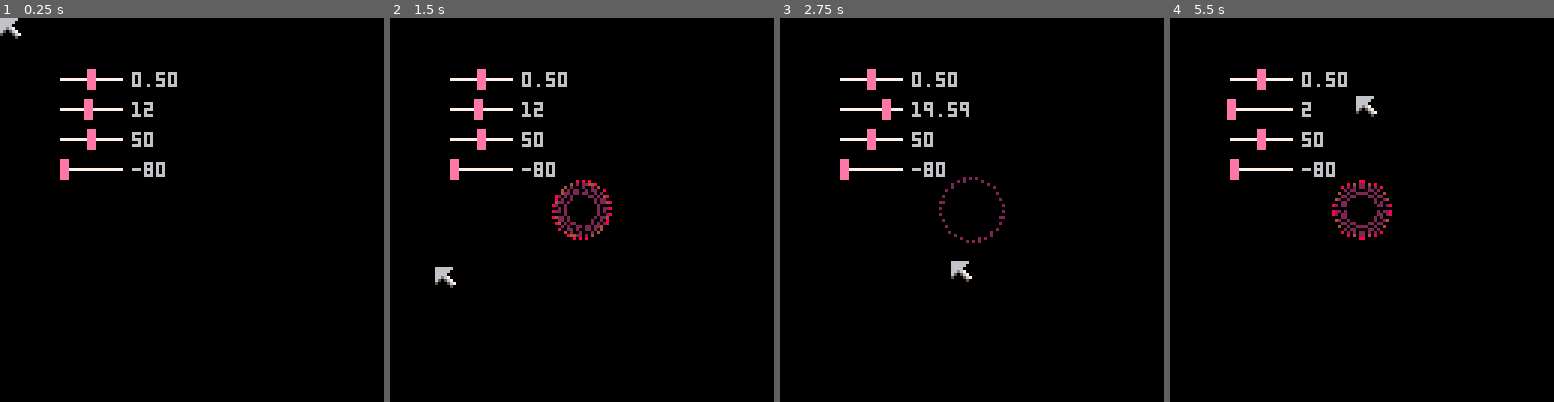
Above: before the commit, frames 1-4 (left to right).
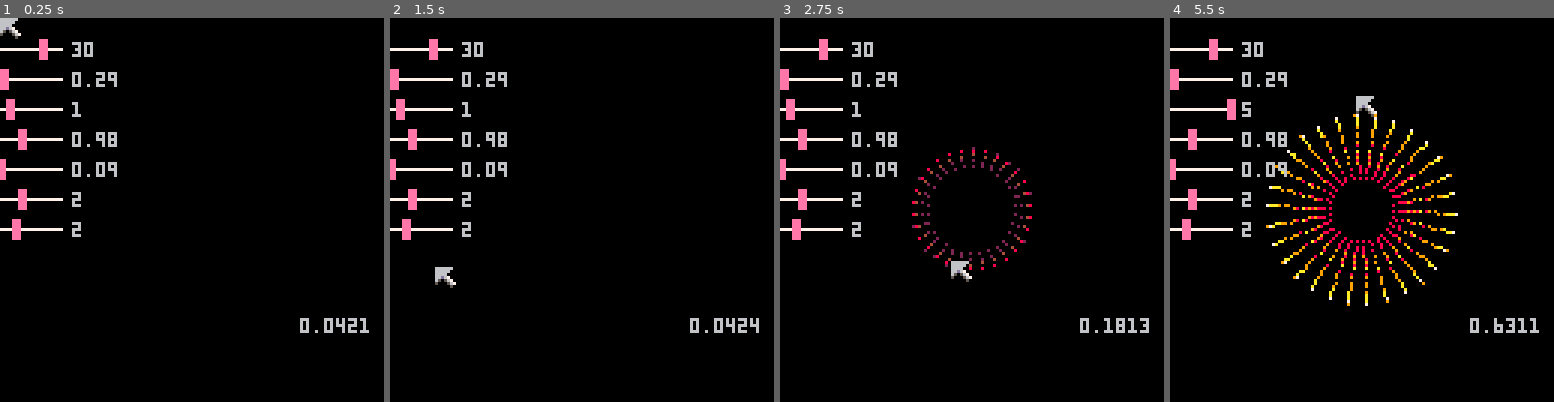
Above: after the commit, the same moments.

Repository: wesen/carts
Game: PICO-8 cartridge blog/particle-systems/ps2/ps2.p8
Same seed, same stepped clock (60 frames per second), same inputs: the game is played once before the commit and once after it.
Inputs (mouse positions are in pixels of both pictures, inside the frame that each line leads up to):
- Up to frame 1 (0.25 s): no input
- Up to frame 2 (1.5 s): click (670, 121) at 0.67 s; click (436, 267) at 1.22 s
- Up to frame 3 (2.75 s): click (887, 114) at 1.77 s; click (952, 259) at 2.32 s
- Up to frame 4 (5.5 s): click (1404, 106) at 2.87 s; click (1465, 256) at 3.42 s; click (1231, 102) at 3.97 s; click (1292, 248) at 4.52 s; click (1354, 94) at 5.07 s

The runs differ from the first frame. In frame 1, 4.3% of the frame differs, in the area x 0-97%, y 5-83%; in frame 2, 5.1%; in frame 3, 5.4%; in frame 4, 7.9%.

Commit message:
More sliders and tweaks

Diff:
--- a/blog/particle-systems/ps2/particles.lua
+++ b/blog/particle-systems/ps2/particles.lua
@@ -48,8 +48,8 @@
  self.spd_y*=0.5
  self.x+=self.spd_x*self.radius
  self.y+=self.spd_y*self.radius
- self.lifetime=1
- self.trail_interval=.1
+ self.lifetime=slider_vals.lifetime
+ self.trail_interval=slider_vals.trail_interval
  self.t_trail=0
  self.t=0
 end)
@@ -60,17 +60,19 @@
  if self.t_trail>self.trail_interval then
   self.t_trail=0
   local p=copy_table(self)
-  p.spd_x*=0.3
-  p.spd_y*=0.3
-  p.trail_interval*=2
-  p.lifetime/=2
-  p.t/=2
+  local spd_factor=slider_vals.spd_factor
+  p.spd_x*=spd_factor
+  p.spd_y*=spd_factor
+  p.trail_interval*=(self.lifetime*slider_vals.trail_interval_scale)
+  p.t_trail=0
+  p.lifetime/=slider_vals.lifetime_scale
+  p.t/=(self.lifetime*3)
   add(parts_3,p)
  end
  self.x+=self.spd_x
  self.y+=self.spd_y
- self.spd_x*=0.95
- self.spd_y*=0.95
+ self.spd_x*=slider_vals.spd_scale
+ self.spd_y*=slider_vals.spd_scale
 end
 
 function cls_p_fly:draw()
@@ -90,10 +92,11 @@
  add_cr(function()
   local a=0
   while true do
-   cr_wait_for(1)
+   cr_wait_for(slider_vals.lifetime*2)
    a+=0.4
-   for i=a,30+a do
-    add(parts_3,cls_p_fly.init(i/30))
+   local cnt=slider_vals.count
+   for i=a,cnt+a do
+    add(parts_3,cls_p_fly.init(i/cnt))
    end
   end
  end)
--- a/blog/particle-systems/ps2/ps2.lua
+++ b/blog/particle-systems/ps2/ps2.lua
@@ -12,11 +12,13 @@
 
 function _init()
  poke(0x5f2d, 1)
- add(sliders,cls_slider.init("slider1",20,20,0.5,0,1))
- add(sliders,cls_slider.init("slider2",20,30,12,2,24))
- add(sliders,cls_slider.init("slider3",20,40,50,0,100))
- add(sliders,cls_slider.init("slider4",20,50,-80,-100,100))
- printh("foobar")
+ add(sliders,cls_slider.init("count",30,1,40))
+ add(sliders,cls_slider.init("spd_factor",0.3,0,3))
+ add(sliders,cls_slider.init("lifetime",1,0,5))
+ add(sliders,cls_slider.init("spd_scale",0.99,0.93,1.1))
+ add(sliders,cls_slider.init("trail_interval",0.1,0.1,.5))
+ add(sliders,cls_slider.init("trail_interval_scale",2,1.4,3))
+ add(sliders,cls_slider.init("lifetime_scale",2,1,5))
  particles_init()
 end
 
@@ -53,4 +55,5 @@
  foreach(sliders,function(s) s:draw(mx,my,mb) end)
 
  spr(1,mx,my)
+ print(tostr(stat(1)),100,100)
 end
--- a/blog/particle-systems/ps2/ps2.p8
+++ b/blog/particle-systems/ps2/ps2.p8
@@ -134,8 +134,8 @@
  self.spd_y*=0.5
  self.x+=self.spd_x*self.radius
  self.y+=self.spd_y*self.radius
- self.lifetime=1
- self.trail_interval=.1
+ self.lifetime=slider_vals.lifetime
+ self.trail_interval=slider_vals.trail_interval
  self.t_trail=0
  self.t=0
 end)
@@ -146,17 +146,19 @@
  if self.t_trail>self.trail_interval then
   self.t_trail=0
   local p=copy_table(self)
-  p.spd_x*=0.3
-  p.spd_y*=0.3
-  p.trail_interval*=2
-  p.lifetime/=2
-  p.t/=2
+  local spd_factor=slider_vals.spd_factor
+  p.spd_x*=spd_factor
+  p.spd_y*=spd_factor
+  p.trail_interval*=(self.lifetime*slider_vals.trail_interval_scale)
+  p.t_trail=0
+  p.lifetime/=slider_vals.lifetime_scale
+  p.t/=(self.lifetime*3)
   add(parts_3,p)
  end
  self.x+=self.spd_x
  self.y+=self.spd_y
- self.spd_x*=0.95
- self.spd_y*=0.95
+ self.spd_x*=slider_vals.spd_scale
+ self.spd_y*=slider_vals.spd_scale
 end
 
 function cls_p_fly:draw()
@@ -176,10 +178,11 @@
  add_cr(function()
   local a=0
   while true do
-   cr_wait_for(1)
+   cr_wait_for(slider_vals.lifetime*2)
    a+=0.4
-   for i=a,30+a do
-    add(parts_3,cls_p_fly.init(i/30))
+   local cnt=slider_vals.count
+   for i=a,cnt+a do
+    add(parts_3,cls_p_fly.init(i/cnt))
    end
   end
  end)
@@ -194,10 +197,10 @@
 dragged_slider=nil
 slider_vals={}
 
-cls_slider=class(function(self,name,x,y,val,min_v,max_v)
+cls_slider=class(function(self,name,val,min_v,max_v)
  self.name=name
- self.x=x
- self.y=y
+ self.x=0
+ self.y=#sliders*10+10
  self.val=val
  self.min_v=min_v
  self.max_v=max_v
@@ -206,6 +209,7 @@
   aay=self.y-3,bby=self.y+3
  }
  self.is_dragging=false
+ printh("minv "..tostr(self.min_v))
  self:update()
 end)
 
@@ -213,7 +217,7 @@
  local fv=flr(v)
  local dec=flr((v-fv)*100)
  local res=tostr(fv)
- if (dec!=0) res=res.."."..tostr(dec)
+ if (dec!=0) res=res.."."..(dec<10 and "0" or "")..tostr(dec)
  return res
 end
 
@@ -256,11 +260,13 @@
 
 function _init()
  poke(0x5f2d, 1)
- add(sliders,cls_slider.init("slider1",20,20,0.5,0,1))
- add(sliders,cls_slider.init("slider2",20,30,12,2,24))
- add(sliders,cls_slider.init("slider3",20,40,50,0,100))
- add(sliders,cls_slider.init("slider4",20,50,-80,-100,100))
- printh("foobar")
+ add(sliders,cls_slider.init("count",30,1,40))
+ add(sliders,cls_slider.init("spd_factor",0.3,0,3))
+ add(sliders,cls_slider.init("lifetime",1,0,5))
+ add(sliders,cls_slider.init("spd_scale",0.99,0.93,1.1))
+ add(sliders,cls_slider.init("trail_interval",0.1,0.1,.5))
+ add(sliders,cls_slider.init("trail_interval_scale",2,1.4,3))
+ add(sliders,cls_slider.init("lifetime_scale",2,1,5))
  particles_init()
 end
 
@@ -297,6 +303,7 @@
  foreach(sliders,function(s) s:draw(mx,my,mb) end)
 
  spr(1,mx,my)
+ print(tostr(stat(1)),100,100)
 end
 
 __gfx__
--- a/blog/particle-systems/ps2/slider.lua
+++ b/blog/particle-systems/ps2/slider.lua
@@ -1,10 +1,10 @@
 dragged_slider=nil
 slider_vals={}
 
-cls_slider=class(function(self,name,x,y,val,min_v,max_v)
+cls_slider=class(function(self,name,val,min_v,max_v)
  self.name=name
- self.x=x
- self.y=y
+ self.x=0
+ self.y=#sliders*10+10
  self.val=val
  self.min_v=min_v
  self.max_v=max_v
@@ -13,6 +13,7 @@
   aay=self.y-3,bby=self.y+3
  }
  self.is_dragging=false
+ printh("minv "..tostr(self.min_v))
  self:update()
 end)
 
@@ -20,7 +21,7 @@
  local fv=flr(v)
  local dec=flr((v-fv)*100)
  local res=tostr(fv)
- if (dec!=0) res=res.."."..tostr(dec)
+ if (dec!=0) res=res.."."..(dec<10 and "0" or "")..tostr(dec)
  return res
 end
 
